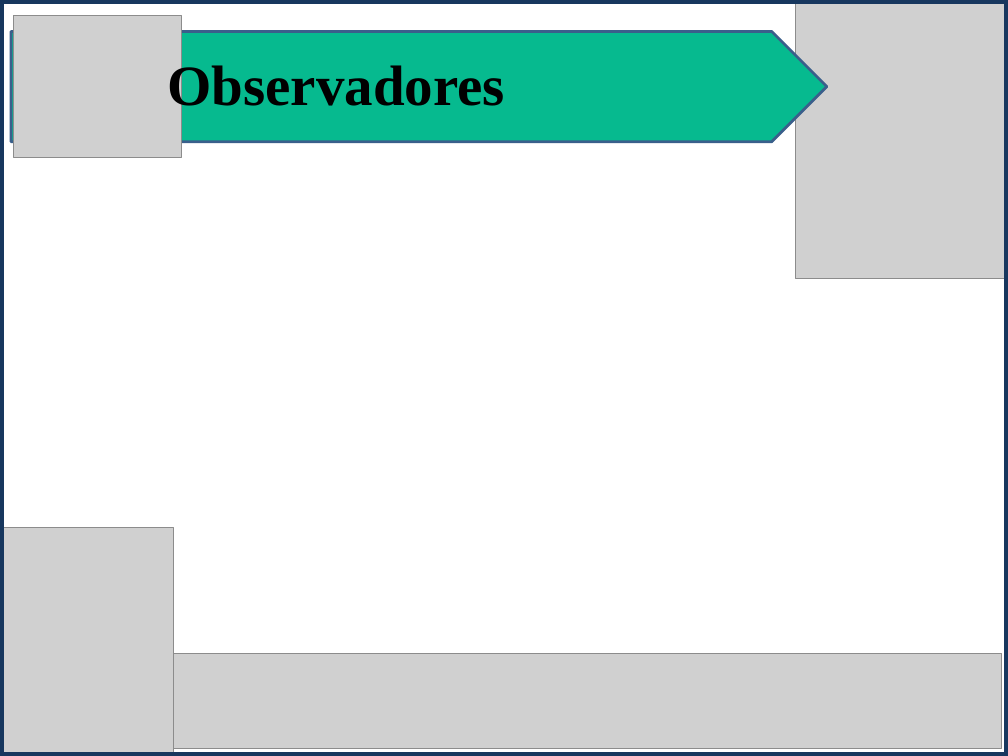
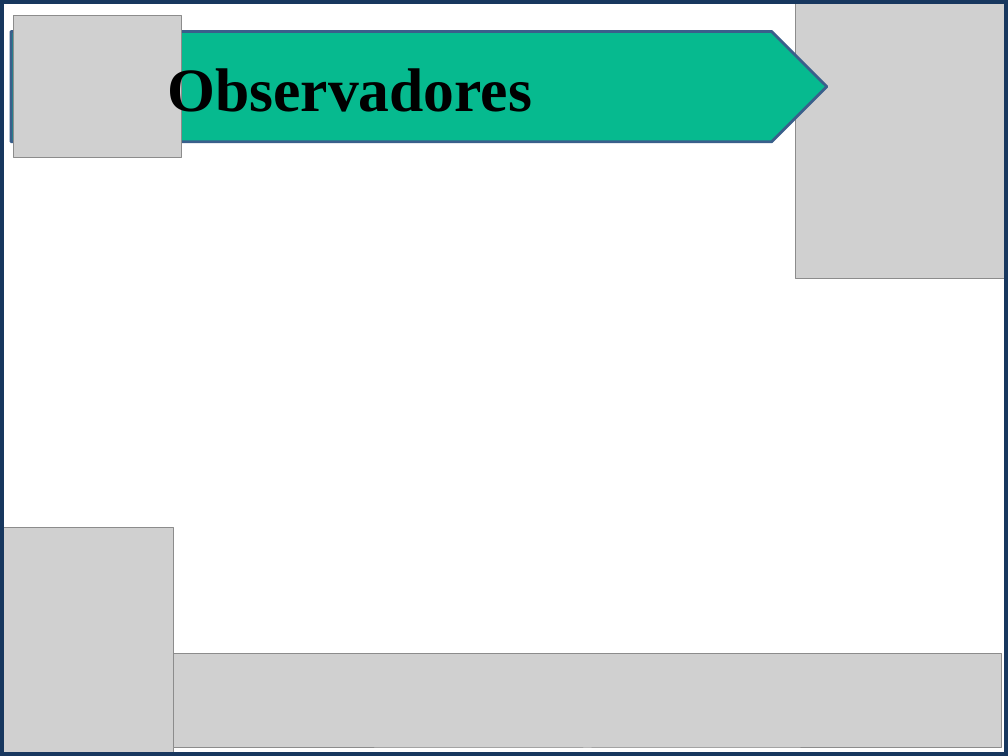
Before and after one commit to isamartins/t018_DesenvolvimentoWeb, a slide deck: slide 7 of trabalho_av2/Vuejs_Apresentacao.pptx (slide 3 before the commit). Drawn at 1008x756 pixels with LibreOffice and Linux fonts; fonts in the diff are those of the drawing; grey boxes stand for pictures. Boxes give left, top, right and bottom in pixels: in the first picture for what was removed or moved away, otherwise in the second. Text is boxed around its words. In the diff, an @@ line names an element or a change of style, - is before the commit and + after.

```diff
--- a/trabalho_av2/Vuejs_Apresentacao.pptx
+++ b/trabalho_av2/Vuejs_Apresentacao.pptx
@@ pentagon arrow at <box>11,31,827,141</box>: proportions changed @@
@@ text "Observadores" at <box>167,62,532,122</box>: size 40.7 to 44 pt; line spacing 0.9 to 1 @@
```
Also in this commit, not shown: 7 other slides changed, 4 slides added.
